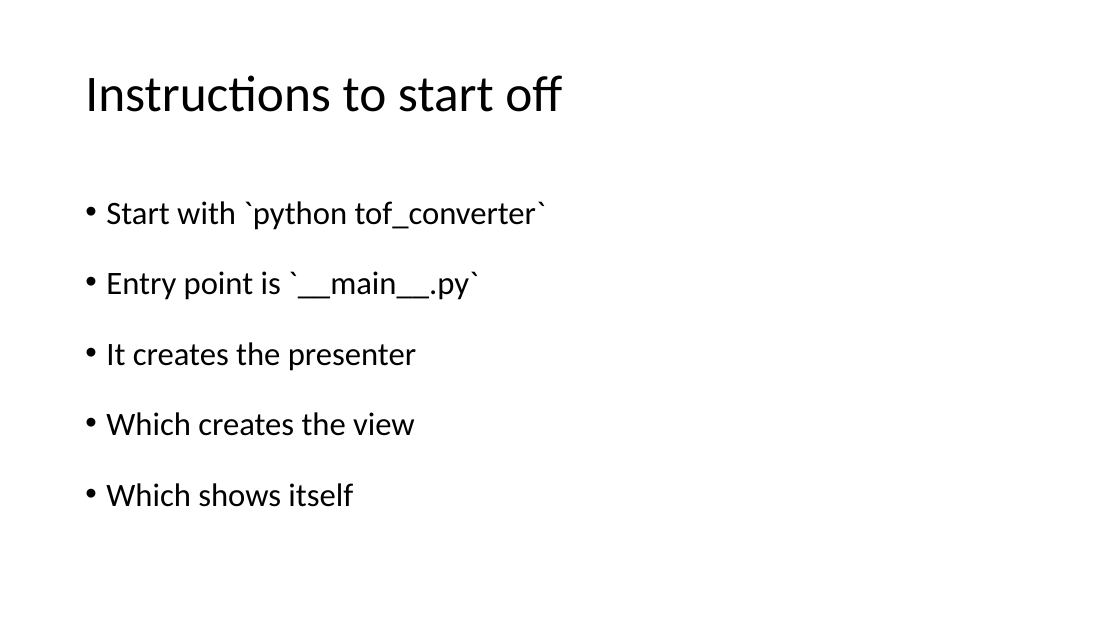
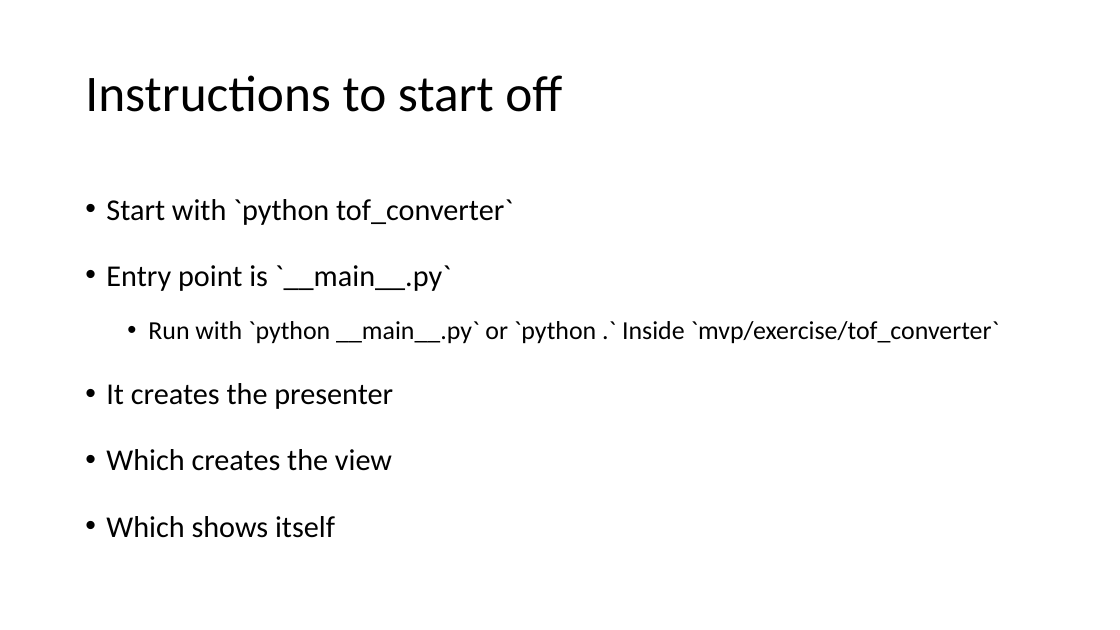
Before and after one commit to DTasev/mvp, a slide deck: slide 20 of MVP Tutorial.pptx. Drawn at 1120x630 pixels with LibreOffice and Linux fonts; fonts in the diff are those of the drawing. Boxes give left, top, right and bottom in pixels: in the first picture for what was removed or moved away, otherwise in the second. Text is boxed around its words. In the diff, an @@ line names an element or a change of style, - is before the commit and + after.

```diff
--- a/MVP Tutorial.pptx
+++ b/MVP Tutorial.pptx
@@ text at (106,199,513,538): size 28 to 25.9 pt in "Start with `python tof_converter`", "Entry point is `__main__.py`", "It creates the presenter", "Which creates the view" and 1 more places @@
@@ text at (148,321,1000,344): paragraph added @@
+  • Run with `python __main__.py` or `python .` Inside `mvp/exercise/tof_converter`
```
Also in this commit, not shown: 3 other slides changed, 1 slide removed, 2 other files.
